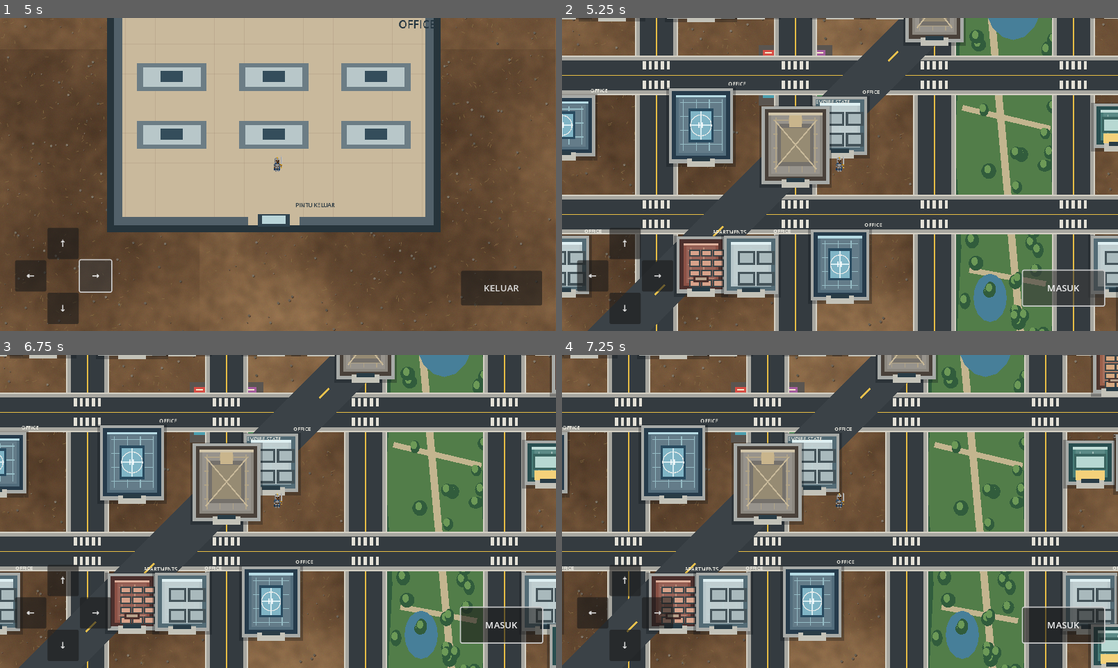
Above: before the commit, frames 1-4 (two rows, left to right).
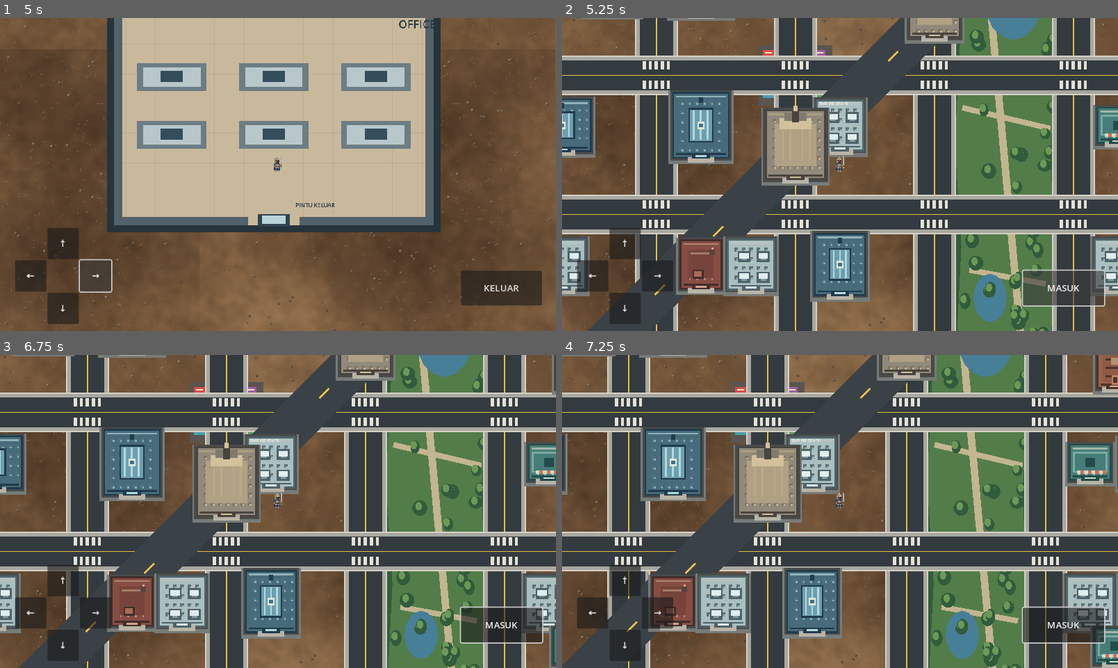
Above: after the commit, the same moments.

Repository: afie-boop/The-Fallen-Kingdom
Game: Godot game, scene res://scenes/game.tscn
Same seed, same stepped clock (60 frames per second), same inputs: the game is played once before the commit and once after it.
Inputs (mouse positions are in pixels of both pictures, inside the frame that each line leads up to):
- Up to frame 1 (5 s): tap Enter at 0.5 s; move the mouse to (400, 158) at 0.52 s; hold D 0.53-1.25 s; hold E 0.53-1.25 s; click (400, 158) at 0.67 s; drag from (166, 190) to (250, 237) at 1.27 s; click "↑" at 2 s; click "↓" at 2.75 s; click "←" at 3.5 s; click "→" at 4.25 s
- Up to frame 2 (5.25 s): click "KELUAR" at 5 s
- Up to frame 3 (6.75 s): click "MASUK" at 5.75 s; tap Space at 6.5 s; move the mouse to (333, 442) at 6.52 s; hold D from 6.53 s (still down); tap B at 6.6 s
- Up to frame 4 (7.25 s): keep holding D

Frame 1 is identical in both runs. In frame 2, 14% of the frame differs, in the area x 0-100%, y 0-100%; in frame 3, 14%; in frame 4, 14%.

Commit message:
Render New York buildings with chunky pixel-art rooftops

Diff:
--- a/extracted/The-Fallen-Kingdom/scripts/modern_building.gd
+++ b/extracted/The-Fallen-Kingdom/scripts/modern_building.gd
@@ -45,88 +45,119 @@
     parent.add_child(collision)
 
 func _draw() -> void:
-    var w := footprint.x
-    var h := footprint.y
+    # Buildings are drawn on a four-pixel grid so the rooftops match the game's
+    # hand-made pixel sprites instead of looking like smooth vector boxes.
+    var w := floorf(footprint.x / 4.0) * 4.0
+    var h := floorf(footprint.y / 4.0) * 4.0
     var half_w := w * 0.5
     var half_h := h * 0.5
-    var roof := Color("#536a78")
-    var edge := Color("#293943")
-    var detail := Color("#9ab8c2")
+    var roof := Color("#596f7c")
+    var edge := Color("#26343c")
+    var light := Color("#a8c4ca")
+    var mid := Color("#78949a")
     match building_style:
         "glass_tower":
-            roof = Color("#536d7c")
-            edge = Color("#263b4b")
-            detail = Color("#a9d5df")
+            roof = Color("#476b7b")
+            edge = Color("#203b4b")
+            light = Color("#b1d9df")
+            mid = Color("#6f9eae")
         "art_deco":
-            roof = Color("#8b877f")
-            edge = Color("#49413a")
-            detail = Color("#c8b99a")
+            roof = Color("#918a7c")
+            edge = Color("#49443e")
+            light = Color("#d2c19a")
+            mid = Color("#b0a184")
         "brick_apartment":
-            roof = Color("#8b5145")
-            edge = Color("#4c302d")
-            detail = Color("#d7a28a")
+            roof = Color("#874d43")
+            edge = Color("#432d2b")
+            light = Color("#d7a18a")
+            mid = Color("#a96b59")
         "brownstone":
-            roof = Color("#9b604b")
-            edge = Color("#50372f")
-            detail = Color("#d5a77f")
+            roof = Color("#99634c")
+            edge = Color("#4b332b")
+            light = Color("#dfb48b")
+            mid = Color("#bd8161")
         "store":
-            roof = Color("#497d78")
-            edge = Color("#294e50")
-            detail = Color("#b7d8d2")
+            roof = Color("#477d78")
+            edge = Color("#244b4b")
+            light = Color("#c4dfcf")
+            mid = Color("#78aaa0")
         "modern":
-            roof = Color("#b8c7ca")
-            edge = Color("#536b75")
-            detail = Color("#d9edf0")
+            roof = Color("#aabfc0")
+            edge = Color("#50636a")
+            light = Color("#e1eeee")
+            mid = Color("#819da2")
 
-    # Deep shadow, pavement, exterior wall and roof slab.
-    draw_rect(Rect2(-half_w - 12, -half_h - 8, w + 24, h + 24), Color(0.04, 0.06, 0.08, 0.30))
-    draw_rect(Rect2(-half_w - 7, -half_h - 6, w + 14, h + 14), Color("#a7aaa7"))
+    # Sidewalk pad, hard pixel shadow, dark outline and rooftop surface.
+    draw_rect(Rect2(-half_w - 8, -half_h - 4, w + 16, h + 16), Color("#777b78"))
+    draw_rect(Rect2(-half_w - 4, -half_h - 4, w + 8, h + 8), Color(0.035, 0.045, 0.05, 0.42))
     draw_rect(Rect2(-half_w, -half_h, w, h), edge)
-    draw_rect(Rect2(-half_w + 8, -half_h + 8, w - 16, h - 16), roof)
-    draw_rect(Rect2(-half_w + 14, -half_h + 14, w - 28, h - 28), roof.lightened(0.10))
+    draw_rect(Rect2(-half_w + 4, -half_h + 4, w - 8, h - 8), roof)
+    draw_rect(Rect2(-half_w + 8, -half_h + 8, w - 16, 4), light.darkened(0.18))
+    draw_rect(Rect2(-half_w + 8, half_h - 12, w - 16, 4), edge)
 
-    # Rooftop grid and equipment distinguish skyscrapers from small houses.
-    for x in range(-int(half_w) + 24, int(half_w) - 12, 28):
-        draw_line(Vector2(float(x), -half_h + 18), Vector2(float(x), half_h - 18), detail.darkened(0.12), 2.0)
-    for y in range(-int(half_h) + 24, int(half_h) - 12, 30):
-        draw_line(Vector2(-half_w + 18, float(y)), Vector2(half_w - 18, float(y)), detail.darkened(0.12), 2.0)
+    # Small roof panels and vents use hard-edged 4/8-pixel blocks.
+    for x in range(int(-half_w + 16), int(half_w - 12), 16):
+        for y in range(int(-half_h + 20), int(half_h - 16), 20):
+            draw_rect(Rect2(float(x), float(y), 8, 8), mid.darkened(0.28))
+            draw_rect(Rect2(float(x) + 4, float(y) + 4, 4, 4), mid.lightened(0.18))
 
     if building_style == "glass_tower":
-        draw_rect(Rect2(-w * 0.22, -h * 0.25, w * 0.44, h * 0.50), Color("#294b60"))
-        draw_rect(Rect2(-w * 0.18, -h * 0.21, w * 0.36, h * 0.42), Color("#80b5c6"))
-        draw_line(Vector2(0, -h * 0.21), Vector2(0, h * 0.21), Color("#d6edf2"), 3.0)
-        draw_line(Vector2(-w * 0.18, 0), Vector2(w * 0.18, 0), Color("#d6edf2"), 3.0)
-        # Rooftop helipad marking.
-        draw_arc(Vector2(0, 0), minf(w, h) * 0.18, 0.0, TAU, 32, Color("#e2e8e8"), 2.0)
-        draw_string(ThemeDB.fallback_font, Vector2(-8, 5), "H", HORIZONTAL_ALIGNMENT_CENTER, 16, 16, Color.WHITE)
+        # Blue rooftop core and bright window/roof strips.
+        draw_rect(Rect2(-w * 0.22, -h * 0.26, w * 0.44, h * 0.52), edge)
+        draw_rect(Rect2(-w * 0.22 + 4, -h * 0.26 + 4, w * 0.44 - 8, h * 0.52 - 8), mid)
+        for x in [-w * 0.14, -w * 0.02, w * 0.10]:
+            draw_rect(Rect2(x, -h * 0.22, 4, h * 0.44), light)
+        draw_rect(Rect2(-8, -8, 16, 16), Color("#dce9df"))
+        draw_rect(Rect2(-4, -4, 8, 8), Color("#456f80"))
+        draw_rect(Rect2(-4, -h * 0.42, 8, 12), edge)
     elif building_style == "art_deco":
-        draw_rect(Rect2(-w * 0.30, -h * 0.30, w * 0.60, h * 0.60), roof.darkened(0.16))
-        draw_rect(Rect2(-w * 0.24, -h * 0.24, w * 0.48, h * 0.48), detail.darkened(0.25))
-        draw_rect(Rect2(-w * 0.10, -h * 0.43, w * 0.20, h * 0.18), Color("#c9b58c"))
-        draw_line(Vector2(-w * 0.34, -h * 0.34), Vector2(w * 0.34, h * 0.34), detail, 3.0)
-        draw_line(Vector2(w * 0.34, -h * 0.34), Vector2(-w * 0.34, h * 0.34), detail, 3.0)
-    elif building_style == "brick_apartment" or building_style == "brownstone":
-        for row in range(4):
-            for col in range(3):
-                var p := Vector2(-w * 0.28 + float(col) * w * 0.28, -h * 0.30 + float(row) * h * 0.20)
-                draw_rect(Rect2(p, Vector2(24, 16)), Color("#3c4548"))
-                draw_rect(Rect2(p + Vector2(3, 3), Vector2(18, 10)), detail)
-        draw_rect(Rect2(-w * 0.18, h * 0.23, w * 0.36, h * 0.12), edge)
-        draw_rect(Rect2(-w * 0.13, h * 0.26, w * 0.26, h * 0.06), Color("#b7a18b"))
+        # Stepped crown and a central spire, inspired by the Chrysler/Empire skyline.
+        draw_rect(Rect2(-w * 0.34, -h * 0.30, w * 0.68, h * 0.60), mid)
+        draw_rect(Rect2(-w * 0.26, -h * 0.38, w * 0.52, h * 0.16), light)
+        draw_rect(Rect2(-w * 0.18, -h * 0.46, w * 0.36, h * 0.12), roof.darkened(0.12))
+        draw_rect(Rect2(-8, -h * 0.50, 16, h * 0.18), edge)
+        draw_rect(Rect2(-4, -h * 0.56, 8, 12), light)
+        for x in [-w * 0.22, -w * 0.10, w * 0.10, w * 0.22]:
+            draw_rect(Rect2(x, -h * 0.22, 4, h * 0.42), light.darkened(0.12))
+    elif building_style == "brick_apartment":
+        # Dense red roof, water tank, chimney and small rooftop access.
+        draw_rect(Rect2(-w * 0.30, -h * 0.30, w * 0.60, h * 0.58), roof.darkened(0.12))
+        draw_rect(Rect2(-w * 0.24, -h * 0.24, w * 0.48, 4), light.darkened(0.25))
+        draw_rect(Rect2(-w * 0.20, h * 0.10, 24, 20), edge)
+        draw_rect(Rect2(-w * 0.20 + 4, h * 0.10 + 4, 16, 12), mid)
+        draw_rect(Rect2(w * 0.20, -h * 0.30, 12, 12), Color("#59433b"))
+        draw_rect(Rect2(w * 0.20 + 4, -h * 0.30 - 4, 4, 4), light)
+    elif building_style == "brownstone":
+        # Narrow row-house roof with rear fire-escape landing and skylights.
+        draw_rect(Rect2(-w * 0.34, -h * 0.34, w * 0.68, h * 0.68), roof.darkened(0.08))
+        for y in [-h * 0.22, -h * 0.02, h * 0.18]:
+            draw_rect(Rect2(-w * 0.26, y, w * 0.52, 4), edge)
+        draw_rect(Rect2(-w * 0.12, -h * 0.24, 20, 16), light.darkened(0.2))
+        draw_rect(Rect2(w * 0.12, -h * 0.24, 20, 16), light.darkened(0.2))
+        draw_rect(Rect2(-8, h * 0.18, 16, 20), mid)
+        draw_rect(Rect2(-4, h * 0.18 + 4, 8, 12), edge)
     elif building_style == "store":
-        draw_rect(Rect2(-w * 0.38, -h * 0.22, w * 0.76, h * 0.42), roof.darkened(0.20))
-        draw_rect(Rect2(-w * 0.32, -h * 0.16, w * 0.64, h * 0.30), detail)
-        for x in [-w * 0.20, 0.0, w * 0.20]:
-            draw_rect(Rect2(x - 13, h * 0.22, 26, 20), Color("#f4d17a"))
+        # Flat commercial roof and striped awning at the street-facing edge.
+        draw_rect(Rect2(-w * 0.40, -h * 0.28, w * 0.80, h * 0.56), mid)
+        draw_rect(Rect2(-w * 0.36, -h * 0.24, w * 0.72, h * 0.48), roof)
+        for x in range(int(-w * 0.32), int(w * 0.32), 16):
+            draw_rect(Rect2(float(x), h * 0.22, 8, 8), light)
+            draw_rect(Rect2(float(x) + 8, h * 0.22, 8, 8), Color("#d96c50"))
+        draw_rect(Rect2(-w * 0.12, -h * 0.12, w * 0.24, 20), edge)
     else:
-        # HVAC units, skylights and rooftop service structures.
-        for p in [Vector2(-w * 0.28, -h * 0.26), Vector2(w * 0.12, -h * 0.26), Vector2(-w * 0.28, h * 0.14), Vector2(w * 0.12, h * 0.14)]:
-            draw_rect(Rect2(p, Vector2(38, 30)), Color("#45545a"))
-            draw_rect(Rect2(p + Vector2(5, 5), Vector2(28, 20)), Color("#a9b9bc"))
+        # Modern office roof with chunky HVAC units and skylights.
+        for p in [
+            Vector2(-w * 0.28, -h * 0.26), Vector2(w * 0.12, -h * 0.26),
+            Vector2(-w * 0.28, h * 0.14), Vector2(w * 0.12, h * 0.14)
+        ]:
+            draw_rect(Rect2(p, Vector2(28, 24)), edge)
+            draw_rect(Rect2(p + Vector2(4, 4), Vector2(20, 12)), light)
+            draw_rect(Rect2(p + Vector2(8, 16), Vector2(12, 4)), mid)
 
-    # Entrance apron and a clear south-facing door.
-    draw_rect(Rect2(-30, half_h - 2, 60, 18), Color("#c3c2b8"))
-    draw_rect(Rect2(-20, half_h - 5, 40, 9), Color("#293c46"))
-    draw_rect(Rect2(-half_w + 8, -half_h + 8, w - 16, 5), detail.lightened(0.15))
-    draw_string(ThemeDB.fallback_font, Vector2(0, -half_h - 12), building_name.to_upper(),
-        HORIZONTAL_ALIGNMENT_CENTER, w + 30, 11, Color("#f5f3e9"))
+    # A clear entrance notch and pixel-stepped doorway face south.
+    draw_rect(Rect2(-28, half_h - 4, 56, 12), Color("#b8b4a7"))
+    draw_rect(Rect2(-20, half_h - 8, 40, 8), edge)
+    draw_rect(Rect2(-12, half_h - 8, 24, 4), light)
+    if building_name not in ["OFFICE", "APARTMENTS", "DELI", "CAFE"]:
+        draw_string(ThemeDB.fallback_font, Vector2(0, -half_h - 10), building_name.to_upper(),
+            HORIZONTAL_ALIGNMENT_CENTER, w + 32, 9, Color("#f5f0df"))
